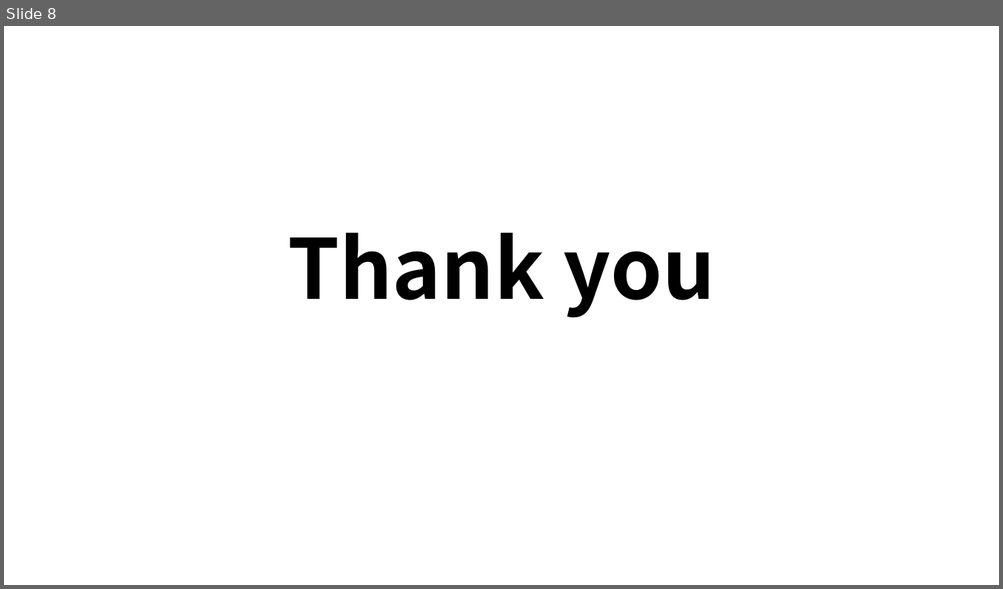
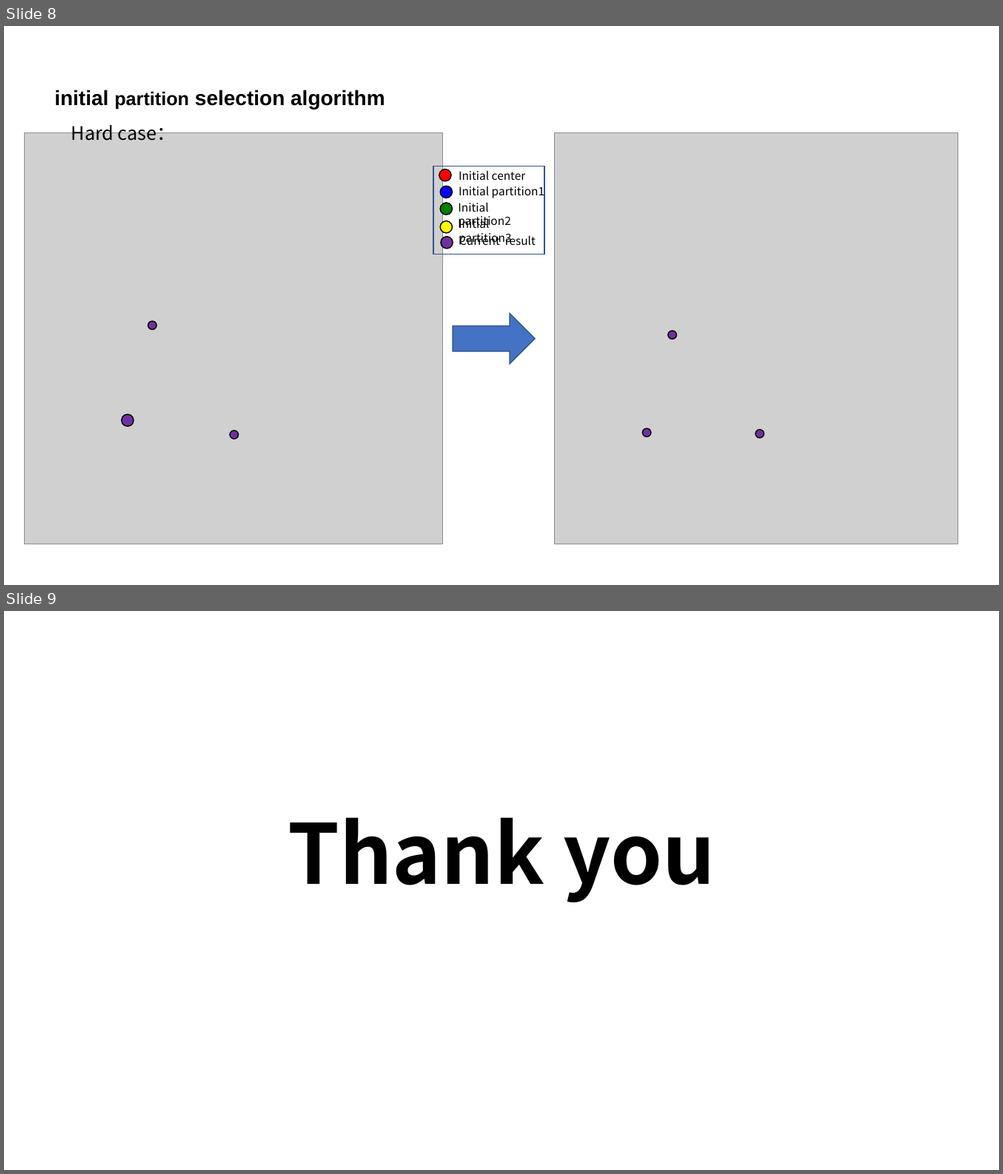
Before and after one commit to lyxocs/Advanced_algorithms, a slide deck: homework/HW5/Homework5_12032189_LiuYuxi.pptx. Shown one above the other, each under a label of ours: slide 8 before the commit, slides 8 and 9 after it. The pictures are 1003x589 and 1003x1174 pixels, drawn with LibreOffice and Linux fonts; fonts in the diff are those of the drawing; grey boxes stand for pictures. Boxes give left, top, right and bottom in pixels: in the first picture for what was removed or moved away, otherwise in the second. Text is boxed around its words. In the diff, an @@ line names an element or a change of style, - is before the commit and + after.

```diff
--- a/homework/HW5/Homework5_12032189_LiuYuxi.pptx
+++ b/homework/HW5/Homework5_12032189_LiuYuxi.pptx
@@ slide 8 added at (4,26,999,585), background #FFFFFF @@
@@ text added at (54,90,385,110), 20 pt, text #000000, bold @@
+initial partition selection algorithm
@@ text added at (71,121,176,141), 18 pt, text #000000 @@
+Hard case：
@@ rectangle added at (433,167,544,255), outline #325491 1 pt @@
@@ ellipse added at (439,170,451,181), fill #FF0000, outline #000000 1 pt @@
@@ text added at (458,170,526,180), 11 pt, text #000000 @@
+Initial center
@@ ellipse added at (441,187,452,198), fill #0000FF, outline #000000 1 pt @@
@@ ellipse added at (441,203,452,215), fill #008000, outline #000000 1 pt @@
@@ text added at (458,202,510,228), 11 pt, text #000000 @@
+Initial partition2
@@ text added at (458,184,544,199), 11 pt, text #000000 @@
+Initial partition1
@@ ellipse added at (441,221,452,233), fill #FFFF00, outline #000000 1 pt @@
@@ text added at (458,217,511,245), 11 pt, text #000000 @@
+Initial partition3
@@ ellipse added at (441,236,452,248), fill #7030A0, outline #000000 1 pt @@
@@ text added at (459,234,535,245), 11 pt, text #000000 @@
+Current result
@@ right arrow added at (452,313,535,364), fill #4472C4, outline #325491 1 pt @@
@@ group added at (24,133,443,545): 3 ellipses, 1 picture @@
@@ group added at (555,133,959,545): 3 ellipses, 1 picture @@
@@ what was slide 8 is now slide 9 @@
```
Also in this commit, not shown: 2 slides changed, 1 other slide added, 1 slide removed, 4 other files.
